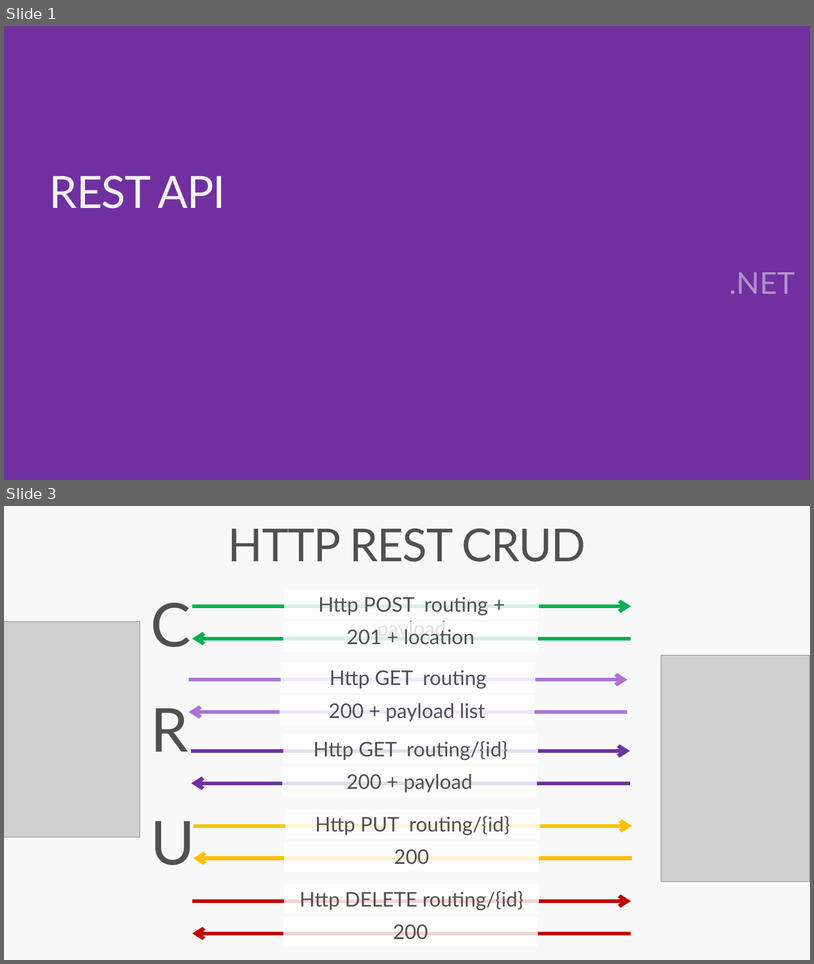
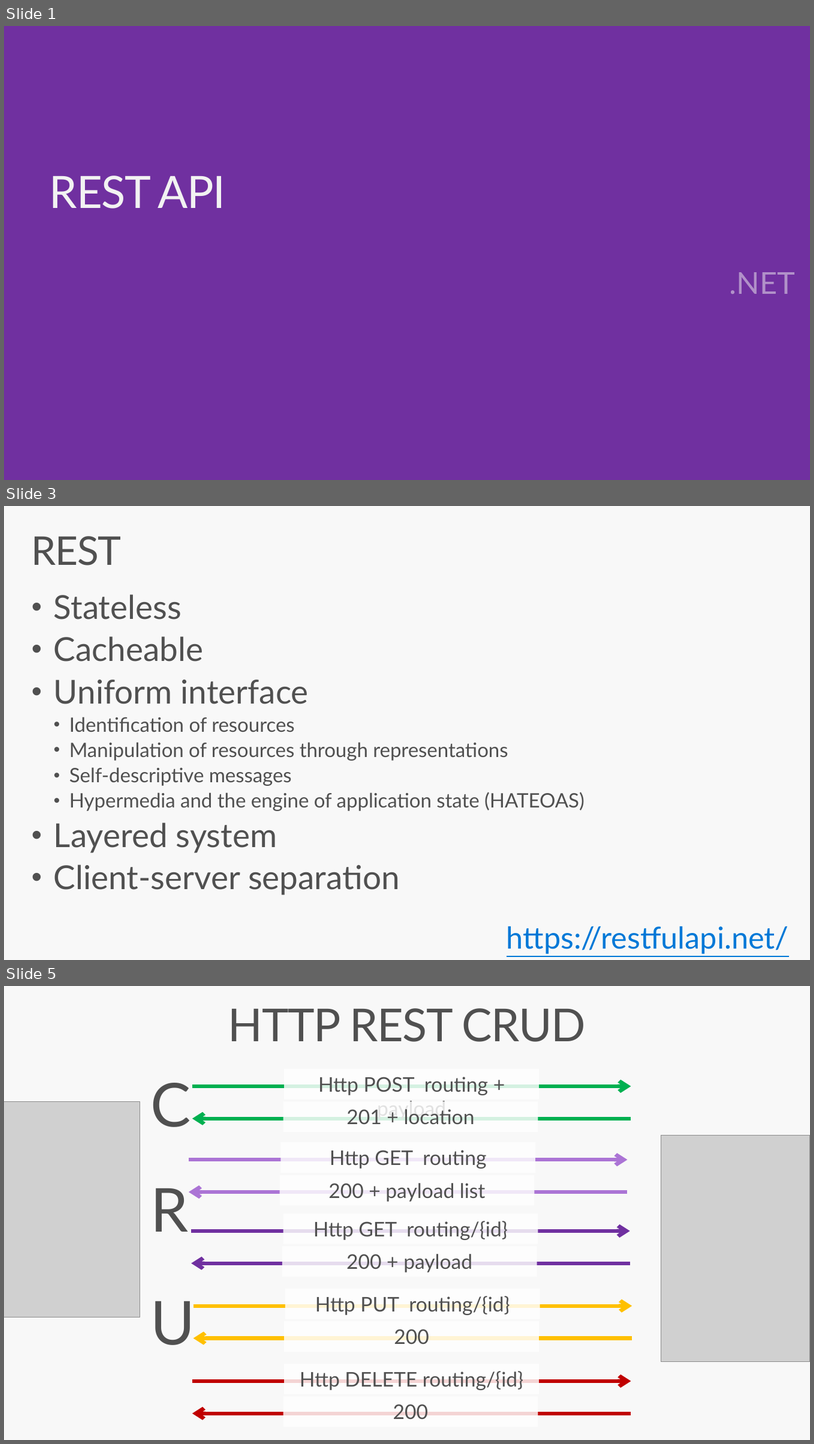
Before and after one commit to jlamch/.net-core, a slide deck: 2.rest-api-introduction.pptx. Shown one above the other, each under a label of ours: slides 1 and 3 before the commit, slides 1, 3 and 5 after it; the slides between them are not shown. The pictures are 814x964 and 814x1444 pixels, drawn with LibreOffice and Linux fonts; fonts in the diff are those of the drawing; grey boxes stand for pictures; background and template pictures are left out. Boxes give left, top, right and bottom in pixels: in the first picture for what was removed or moved away, otherwise in the second. Text is boxed around its words. In the diff, an @@ line names an element or a change of style, - is before the commit and + after.

```diff
--- a/2.rest-api-introduction.pptx
+++ b/2.rest-api-introduction.pptx
@@ slide 3 added at (4, 506, 810, 960), background #F8F8F8 @@
@@ title added at (32, 536, 122, 565), 47 pt, text #505050 @@
+REST
@@ text added at (54, 594, 585, 895), 23.5 pt, text #505050 @@
+• Stateless
+• Cacheable
+• Uniform interface
+  • Identification of resources
+  • Manipulation of resources through representations
+  • Self-descriptive messages
+  • Hypermedia and the engine of application state (HATEOAS)
+• Layered system
+• Client-server separation
@@ text added at (507, 926, 789, 953), 36 pt, text #0078D7, underline @@
+https://restfulapi.net/
@@ what was slide 3 is now slide 5 @@
```
Also in this commit, not shown: 6 slides changed, 2 other slides added, 1 other file.
